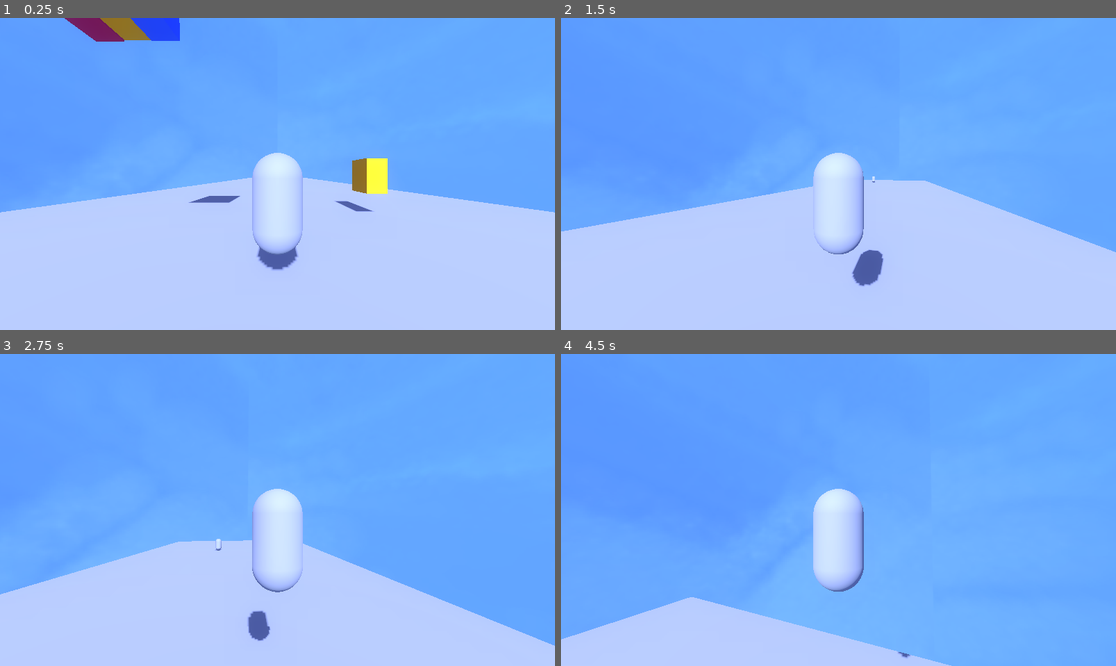
Above: before the commit, frames 1-4 (two rows, left to right).
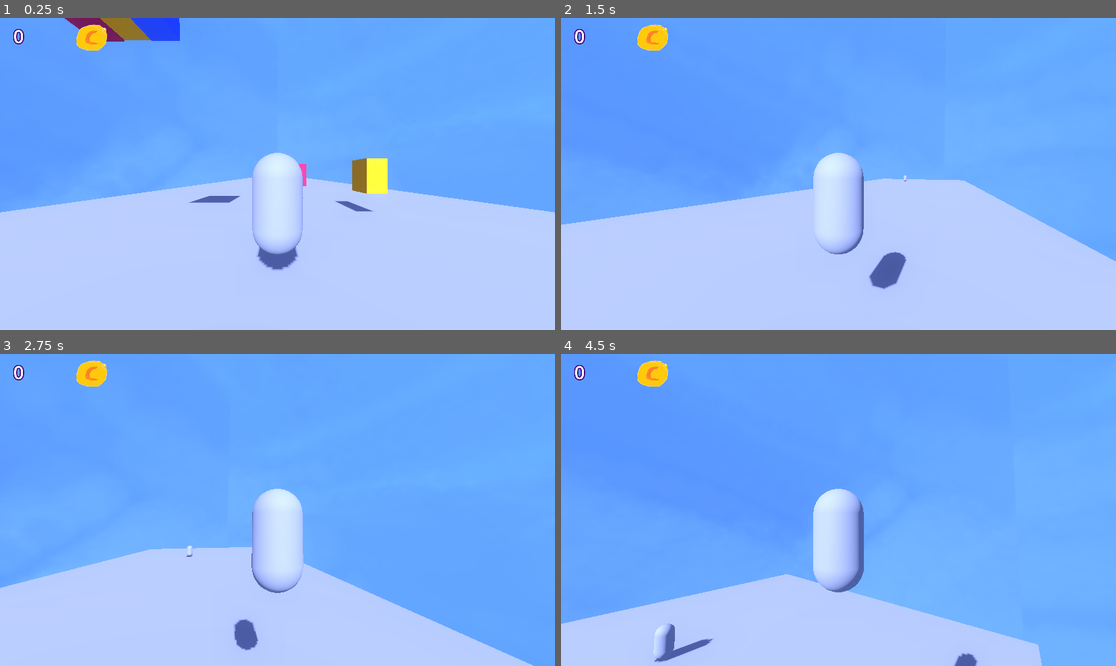
Above: after the commit, the same moments.

Repository: emeryplyler/Carrier
Game: Godot game, scene res://scenes/main.tscn
The game is run twice, just before and just after one commit, with the same random seed, the same clock (stepped at 60 frames per second) and the same inputs.
Inputs (mouse positions are in pixels of both pictures, inside the frame that each line leads up to):
- Up to frame 1 (0.25 s): no input
- Up to frame 2 (1.5 s): tap Enter (ui_accept) at 0.5 s; move the mouse to (866, 174) at 0.52 s; hold W (forward) from 0.53 s (still down); right-click (866, 174) at 0.6 s; tap Space (jump) at 0.77 s; move the mouse to (810, 174) at 1.27 s; right-click (810, 174) at 1.35 s
- Up to frame 3 (2.75 s): keep holding W (forward); tap Space (jump) at 1.52 s; move the mouse to (288, 503) at 2.02 s; right-click (288, 503) at 2.1 s
- Up to frame 4 (4.5 s): keep holding W (forward); move the mouse to (832, 516) at 2.77 s; right-click (832, 516) at 2.85 s; tap Space (jump) at 3.02, 3.77 s; move the mouse to (877, 513) at 3.52 s; right-click (877, 513) at 3.6 s; move the mouse to (794, 506) at 4.27 s; right-click (794, 506) at 4.35 s

The runs differ from the first frame. In frame 1, 0.5% of the frame differs, in the area x 2-56%, y 2-58%; in frame 2, 2.7%; in frame 3, 5.2%; in frame 4, 9.6%, in the area x 0-87%, y 2-100%.

Commit message:
currency works

Diff:
--- /dev/null
+++ b/assets/text/money_text.tres
@@ -0,0 +1,6 @@
+[gd_resource type="Theme" format=3 uid="uid://bfrh4u72mkpko"]
+
+[resource]
+RichTextLabel/colors/font_outline_color = Color(0.254902, 0, 0.47451, 1)
+RichTextLabel/constants/outline_size = 15
+RichTextLabel/font_sizes/normal_font_size = 64
--- a/prefabs/Inventory.gd
+++ b/prefabs/Inventory.gd
@@ -2,14 +2,16 @@
 
 #var items
 @export var money: int = 0: set = add_subtract_money, get = get_money
+signal money_changed(amount: int) # to change UI money text
 # Called when the node enters the scene tree for the first time.
 func _ready():
-	pass # Replace with function body.
+	money_changed.emit(money)
 
 func add_subtract_money(add_amount: int):
 	money += add_amount
 	if money > 9999:
 		money = 9999 # NOTE: this is probably inefficient
+	money_changed.emit(money)
 
 func get_money():
 	return money
--- a/prefabs/player.tscn
+++ b/prefabs/player.tscn
@@ -43,3 +43,4 @@
 
 [connection signal="body_entered" from="ItemDetection" to="." method="_on_item_detection_body_entered"]
 [connection signal="body_exited" from="ItemDetection" to="." method="_on_item_detection_body_exited"]
+[connection signal="money_changed" from="Inventory" to="." method="_on_inventory_money_changed"]
--- a/project.godot
+++ b/project.godot
@@ -14,6 +14,11 @@
 run/main_scene="res://scenes/main.tscn"
 config/features=PackedStringArray("4.1", "Forward Plus")
 config/icon="res://icon.svg"
+
+[display]
+
+window/size/viewport_width=1920
+window/size/viewport_height=1080
 
 [input]
 
--- /dev/null
+++ b/scenes/Money_Label.gd
@@ -0,0 +1,23 @@
+extends RichTextLabel
+
+
+# Called when the node enters the scene tree for the first time.
+func _ready():
+#	var inventory = get_node("/root/Main/Player/Inventory")
+#	inventory.connect("money_changed", self, "change_text")
+#	inventory.connect("money_changed", change_text)
+#	inventory.money_changed.connect(_change_text)
+#	inventory.connect("money_changed", change_text)
+	pass
+
+# Called every frame. 'delta' is the elapsed time since the previous frame.
+func _process(delta):
+	pass
+
+#func _change_text(new_amount: int):
+#	print("signal recieved")
+#	text = str(new_amount)
+
+
+func _on_player_money_changed(amount):
+	text = str(amount)
--- a/scenes/main.tscn
+++ b/scenes/main.tscn
@@ -1,9 +1,12 @@
-[gd_scene load_steps=10 format=3 uid="uid://bdtqodc87jhrh"]
+[gd_scene load_steps=16 format=3 uid="uid://bdtqodc87jhrh"]
 
 [ext_resource type="PackedScene" uid="uid://dqecjdox2hhuo" path="res://prefabs/player.tscn" id="1_k2ow1"]
 [ext_resource type="PackedScene" uid="uid://coeqpr44e7306" path="res://prefabs/goal.tscn" id="2_a1dwj"]
 [ext_resource type="PackedScene" uid="uid://bumwkkgq0adxk" path="res://prefabs/cargo.tscn" id="3_pvfr7"]
 [ext_resource type="Script" path="res://scripts/BoxEmitter.gd" id="4_v8x2l"]
+[ext_resource type="Theme" uid="uid://bfrh4u72mkpko" path="res://assets/text/money_text.tres" id="5_07a5l"]
+[ext_resource type="Script" path="res://scenes/Money_Label.gd" id="6_mkhv0"]
+[ext_resource type="Texture2D" uid="uid://ccpnf4nemnc86" path="res://assets/textures/coin.png" id="7_aink3"]
 
 [sub_resource type="BoxMesh" id="BoxMesh_8rmcf"]
 size = Vector3(30, 1, 120)
@@ -11,21 +14,33 @@
 [sub_resource type="BoxShape3D" id="BoxShape3D_5rxsu"]
 size = Vector3(30, 1, 120)
 
-[sub_resource type="StandardMaterial3D" id="StandardMaterial3D_gyimy"]
+[sub_resource type="StandardMaterial3D" id="StandardMaterial3D_tmnx0"]
 resource_local_to_scene = true
 albedo_color = Color(0.8, 0.121569, 0.301961, 1)
 
-[sub_resource type="StandardMaterial3D" id="StandardMaterial3D_vgdgn"]
+[sub_resource type="StandardMaterial3D" id="StandardMaterial3D_l6rlv"]
 resource_local_to_scene = true
 albedo_color = Color(1, 0.682353, 0, 1)
 
-[sub_resource type="StandardMaterial3D" id="StandardMaterial3D_sptda"]
+[sub_resource type="StandardMaterial3D" id="StandardMaterial3D_xiiyq"]
+resource_local_to_scene = true
+albedo_color = Color(0.243137, 0.384314, 0.901961, 1)
+
+[sub_resource type="StandardMaterial3D" id="StandardMaterial3D_ggufg"]
+resource_local_to_scene = true
+albedo_color = Color(0.8, 0.121569, 0.301961, 1)
+
+[sub_resource type="StandardMaterial3D" id="StandardMaterial3D_vid45"]
+resource_local_to_scene = true
+albedo_color = Color(1, 0.682353, 0, 1)
+
+[sub_resource type="StandardMaterial3D" id="StandardMaterial3D_pha1x"]
 resource_local_to_scene = true
 albedo_color = Color(0.243137, 0.384314, 0.901961, 1)
 
 [node name="Main" type="Node3D"]
 
-[node name="CharacterBody3D" parent="." instance=ExtResource("1_k2ow1")]
+[node name="Player" parent="." instance=ExtResource("1_k2ow1")]
 transform = Transform3D(1, 0, 0, 0, 1, 0, 0, 0, 1, 0, 2, 0)
 
 [node name="Ground" type="StaticBody3D" parent="."]
@@ -51,10 +66,49 @@
 
 [node name="Cargo" parent="." instance=ExtResource("3_pvfr7")]
 transform = Transform3D(1, 0, 0, 0, 1, 0, 0, 0, 1, 4.89399, 2.77284, -6.91467)
-red = SubResource("StandardMaterial3D_gyimy")
-yellow = SubResource("StandardMaterial3D_vgdgn")
-blue = SubResource("StandardMaterial3D_sptda")
+red = SubResource("StandardMaterial3D_tmnx0")
+yellow = SubResource("StandardMaterial3D_l6rlv")
+blue = SubResource("StandardMaterial3D_xiiyq")
+
+[node name="Cargo2" parent="." instance=ExtResource("3_pvfr7")]
+transform = Transform3D(1, 0, 0, 0, 1, 0, 0, 0, 1, 1.76103, 2.77284, -12.9933)
+red = SubResource("StandardMaterial3D_ggufg")
+yellow = SubResource("StandardMaterial3D_vid45")
+blue = SubResource("StandardMaterial3D_pha1x")
+randomize = false
 
 [node name="BoxEmitter" type="Node3D" parent="."]
 transform = Transform3D(1, 0, 0, 0, 1, 0, 0, 0, 1, -5.01389, 8.45184, -2.24556)
 script = ExtResource("4_v8x2l")
+
+[node name="HUD" type="Control" parent="."]
+layout_mode = 3
+anchors_preset = 0
+offset_right = 540.0
+offset_bottom = 219.0
+
+[node name="Money" type="RichTextLabel" parent="HUD"]
+layout_mode = 1
+anchors_preset = -1
+anchor_right = 0.967
+anchor_bottom = 0.612
+offset_left = 46.0
+offset_top = 18.0
+offset_right = 46.0
+offset_bottom = 18.0
+grow_horizontal = 2
+grow_vertical = 2
+theme = ExtResource("5_07a5l")
+text = "9999"
+shortcut_keys_enabled = false
+script = ExtResource("6_mkhv0")
+
+[node name="TextureRect" type="TextureRect" parent="HUD/Money"]
+layout_mode = 0
+offset_left = 206.0
+offset_top = -14.0
+offset_right = 334.0
+offset_bottom = 114.0
+texture = ExtResource("7_aink3")
+
+[connection signal="money_changed" from="Player" to="HUD/Money" method="_on_player_money_changed"]
--- a/scripts/cargo.gd
+++ b/scripts/cargo.gd
@@ -8,13 +8,13 @@
 @export var red: StandardMaterial3D
 @export var yellow: StandardMaterial3D
 @export var blue: StandardMaterial3D
+@export var randomize: bool = true
 
-# Called when the node enters the scene tree for the first time.
 func _ready():
-	randomize() # init rng
-	id = randi() % 3 # 0 1 or 2
+	if randomize:
+		randomize() # init rng
+		id = randi() % 3 # 0 1 or 2
 	if id == 0:
-#		mesh.mesh.material.albedo_color = red
 		mesh.mesh.material = red
 	elif id == 1:
 		mesh.mesh.material = yellow
--- a/scripts/goal.gd
+++ b/scripts/goal.gd
@@ -1,6 +1,6 @@
 extends StaticBody3D
 
-@onready var player = $"../CharacterBody3D"
+@onready var player = $"../Player"
 
 var id: int
 # Called when the node enters the scene tree for the first time.
--- a/scripts/player.gd
+++ b/scripts/player.gd
@@ -9,6 +9,9 @@
 @onready var object_hold_position = $ObjectHoldPosition
 var objects_in_range = []
 var held_object: RigidBody3D
+@onready var inventory = $Inventory
+
+signal money_changed(amount: int)
 
 # Get the gravity from the project settings to be synced with RigidBody nodes.
 var gravity = ProjectSettings.get_setting("physics/3d/default_gravity")
@@ -72,3 +75,6 @@
 
 func _on_item_detection_body_exited(body):
 	objects_in_range.erase(body)
+
+func _on_inventory_money_changed(amount):
+	money_changed.emit(amount)
Binary file added: assets/textures/coin.png
Not shown, added: assets/textures/coin.png.import
Not shown, added: assets/textures/coin.png~
